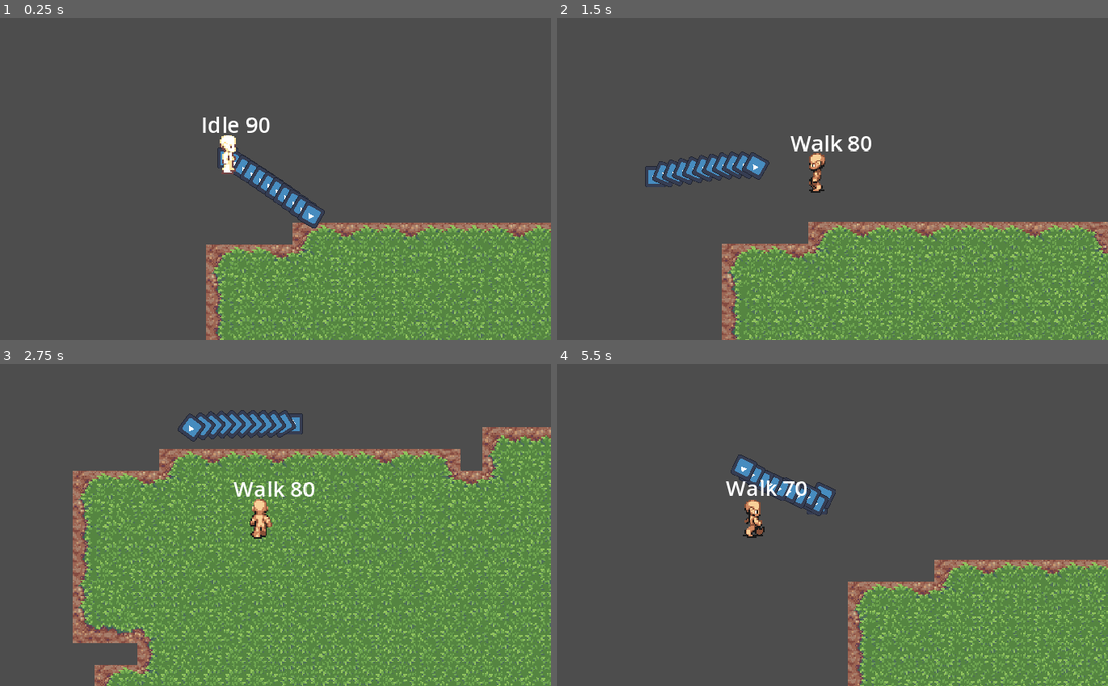
Above: before the commit, frames 1-4 (two rows, left to right).
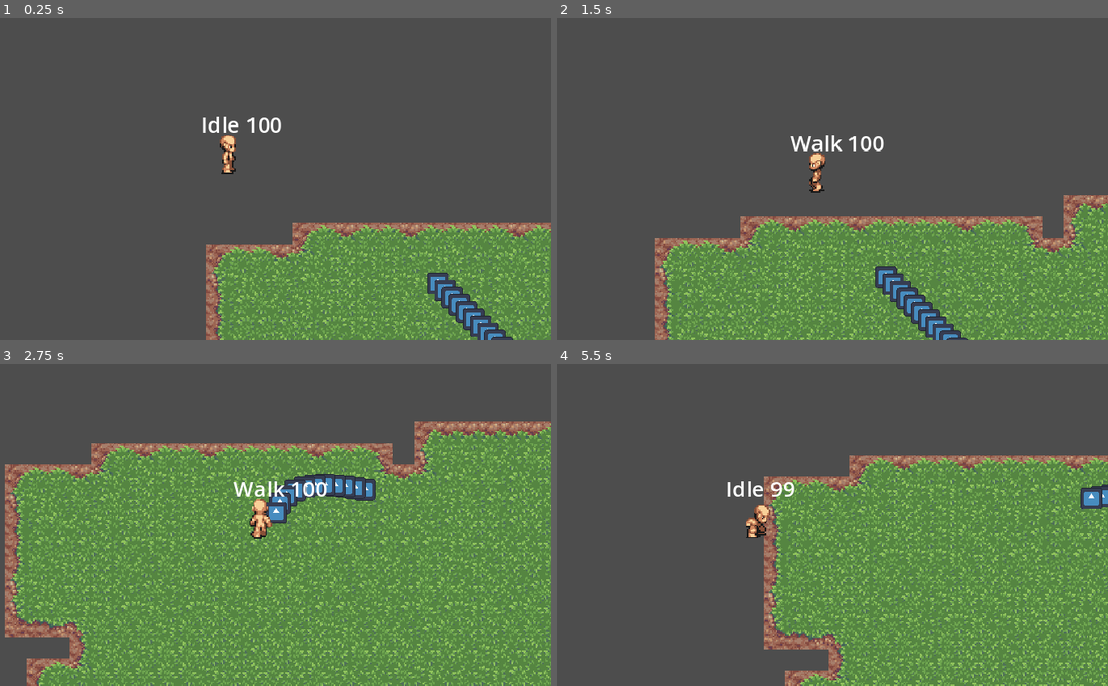
Above: after the commit, the same moments.

Repository: danyul-h/de-pop
Game: Godot game, scene res://world/world.tscn
Two runs of this game, one before a commit and one after it. Both use one fixed random seed, a clock stepped at 60 frames per second and the inputs below. The engine's default icon, where the game draws it, is replaced by a stand-in: a white triangle on a blue panel in a dark square.
Inputs (mouse positions are in pixels of both pictures, inside the frame that each line leads up to):
- Up to frame 1 (0.25 s): no input
- Up to frame 2 (1.5 s): move the mouse to (926, 140) at 0.52 s; hold D (right) 0.53-1.28 s; tap Space (jump) at 0.6, 0.77, 1.07, 1.35 s; move the mouse to (656, 175) at 1.27 s; hold S (down) from 1.28 s (still down)
- Up to frame 3 (2.75 s): tap Space (jump) at 1.52, 1.82, 2.1 s; move the mouse to (292, 425) at 2.02 s; release S (down) at 2.03 s; hold D (right) from 2.03 s (still down)
- Up to frame 4 (5.5 s): move the mouse to (749, 576) at 2.77 s; release D (right) at 2.78 s; hold W (up) 2.78-3.53 s; tap Space (jump) at 2.85, 3.02, 3.32, 3.6, 3.77, 4.07, 4.35, 4.52, 4.82, 5.1 s; move the mouse to (981, 557) at 3.52 s; hold A (left) 3.53-5.03 s; move the mouse to (590, 450) at 4.27 s; move the mouse to (815, 502) at 5.02 s; hold S (down) from 5.03 s (still down)

The runs differ from the first frame. In frame 1, 2.5% of the frame differs, in the area x 39-94%, y 30-100%; in frame 2, 21%; in frame 3, 45%, in the area x 0-100%, y 14-100%; in frame 4, 35%.

Commit message:
attacking snake complete

Diff:
--- a/components/health_component.tscn
+++ b/components/health_component.tscn
@@ -1,6 +1,6 @@
 [gd_scene load_steps=2 format=3 uid="uid://ce6qyclsyebqo"]
 
-[ext_resource type="Script" path="res://components/health_component.gd" id="1_vye2c"]
+[ext_resource type="Script" path="res://components/scripts/health_component.gd" id="1_vye2c"]
 
 [node name="HealthComponent" type="Node2D"]
 script = ExtResource("1_vye2c")
--- a/components/hitbox_component.tscn
+++ b/components/hitbox_component.tscn
@@ -1,11 +1,9 @@
 [gd_scene load_steps=2 format=3 uid="uid://4fljr32rv657"]
 
-[ext_resource type="Script" path="res://components/hitbox_component.gd" id="1_2h8lm"]
+[ext_resource type="Script" path="res://components/scripts/hitbox_component.gd" id="1_2h8lm"]
 
 [node name="HitboxComponent" type="Area2D"]
 y_sort_enabled = true
 collision_layer = 0
 collision_mask = 4
 script = ExtResource("1_2h8lm")
-
-[connection signal="area_entered" from="." to="." method="_on_area_entered"]
--- a/components/hurtbox_component.gd
+++ /dev/null
@@ -1,13 +0,0 @@
-extends Area2D
-class_name HurtboxComponent
-
-@export var health_component : HealthComponent
-@export var invincible_duration : float
-var invincible := false
-
-func damage(attack : Attack):
-	if health_component and not invincible:
-		health_component.damage(attack)
-		invincible = true
-		await get_tree().create_timer(invincible_duration).timeout
-		invincible = false
--- a/components/hurtbox_component.tscn
+++ b/components/hurtbox_component.tscn
@@ -1,6 +1,6 @@
 [gd_scene load_steps=2 format=3 uid="uid://blxmsstukuoew"]
 
-[ext_resource type="Script" path="res://components/hurtbox_component.gd" id="1_sgbi6"]
+[ext_resource type="Script" path="res://components/scripts/hurtbox_component.gd" id="1_sgbi6"]
 
 [node name="HurtboxComponent" type="Area2D"]
 script = ExtResource("1_sgbi6")
--- a/components/health_component.gd
+++ b/components/scripts/health_component.gd
@@ -2,11 +2,14 @@
 class_name HealthComponent
 
 @export var MAX_HEALTH := 100.0
+@export var invincibility_time := 0.1
 @export var actor : CollisionObject2D
 @export var sprites : Array[Sprite2D]
+
 var health : float
 var knockbackTween : Tween
 var died := false
+var invincible := false
 
 signal dead
 signal hurt
@@ -15,7 +18,8 @@
 	health = MAX_HEALTH
 
 func damage(attack : Attack):
-	if died: return
+	if died or invincible: return
+	set_invincible()
 
 	hurt.emit()
 	health -= attack.damage
@@ -43,3 +47,8 @@
 	if health <= 0:
 		dead.emit()
 		died = true
+
+func set_invincible():
+	invincible = true
+	await get_tree().create_timer(invincibility_time).timeout
+	invincible = false
--- a/components/hitbox_component.gd
+++ b/components/scripts/hitbox_component.gd
@@ -4,6 +4,9 @@
 @export var damage := 10.0
 @export var knockback_time := 0.25
 @export var knockback_strength := 5.0
+
+func _ready():
+	area_entered.connect(_on_area_entered)
 
 func _on_area_entered(area):
 	if area is HurtboxComponent:
--- /dev/null
+++ b/components/scripts/hurtbox_component.gd
@@ -0,0 +1,8 @@
+extends Area2D
+class_name HurtboxComponent
+
+@export var health_component : HealthComponent
+
+func damage(attack : Attack):
+	if health_component:
+		health_component.damage(attack)
--- /dev/null
+++ b/components/scripts/state.gd
@@ -0,0 +1,17 @@
+extends Node
+class_name State
+
+@warning_ignore("unused_signal")
+signal transition
+
+func enter():
+	pass
+
+func exit():
+	pass
+
+func update(_delta:float):
+	pass
+
+func physics_update(_delta:float):
+	pass
--- /dev/null
+++ b/components/scripts/state_machine.gd
@@ -0,0 +1,34 @@
+extends Node
+class_name StateMachine
+
+@export var intial_state : State
+var current_state : State
+var states : Dictionary = {}
+
+func _ready():
+	for child in get_children():
+		if child is not State: continue
+		states[child.name.to_lower()] = child
+		child.player = get_parent()
+		child.transition.connect(on_child_transition)
+	if intial_state:
+		intial_state.enter()
+		current_state = intial_state
+
+func _process(delta):
+	if current_state: current_state.update(delta)
+
+func _physics_process(delta):
+	if current_state: current_state.physics_update(delta)
+
+func on_child_transition(state, new_state_name):
+	if state != current_state: return #if the state transition calling transition is not current state, return
+	transition(new_state_name)
+
+func transition(new_state_name):
+	var new_state = states.get(new_state_name.to_lower()) #get new state from name
+	if !new_state: return #if new state doesnt exist, return
+
+	if current_state: current_state.exit() #if theres a current state, exit it
+	new_state.enter() #enter new state
+	current_state = new_state #set new state to current state
--- /dev/null
+++ b/components/state_machine.tscn
@@ -0,0 +1,6 @@
+[gd_scene load_steps=2 format=3 uid="uid://cg4eh4rglogqp"]
+
+[ext_resource type="Script" path="res://components/scripts/state_machine.gd" id="1_egqj6"]
+
+[node name="StateMachine" type="Node"]
+script = ExtResource("1_egqj6")
--- /dev/null
+++ b/enemies/scripts/segment.gd
@@ -0,0 +1,12 @@
+extends CharacterBody2D
+class_name Segment
+
+@onready var hurtbox : HurtboxComponent = $HurtboxComponent
+@onready var sprite : Sprite2D = $Sprite2D
+var movement := Vector2()
+var knockback := Vector2()
+
+func _process(_delta):
+	velocity = movement + knockback
+	move_and_slide()
+	pass
--- a/snake/snake.gd
+++ b/enemies/scripts/snake.gd
@@ -4,25 +4,28 @@
 @export var num_segments: int
 @export var segment_distance : float
 
-@onready var head : Node2D = $Head
+@onready var head : Segment = $Head
 @onready var health_component : HealthComponent = $HealthComponent
-var segments : Array[SnakeSegment]
-var segment_scene = preload("res://snake/snake_segment.tscn")
+
+var segments : Array[Segment]
+var segment_scene = preload("res://enemies/segment.tscn")
 
 func _ready():
+	head.hurtbox.health_component = health_component
+	health_component.sprites.append(head.sprite)
 	for i in num_segments:
-		var segment : SnakeSegment = segment_scene.instantiate()
+		var segment : Segment = segment_scene.instantiate()
 		segments.append(segment)
 		add_child(segment)
 		segment.position = Vector2((i+1) * segment_distance, (i+1) * segment_distance)
 		segment.hurtbox.health_component = health_component
+		health_component.sprites.append(segment.sprite)
 
-func _process(delta):
-	head.global_position = get_global_mouse_position()
+func _process(_delta):
+	#head.global_position = get_global_mouse_position()
 	for i in num_segments:
 		var segment = segments[i]
 		var ahead : Node2D
 		if i == 0: ahead = head
 		else: ahead = segments[i-1]
 		segment.position = ahead.position - (segment.position.direction_to(ahead.position) * segment_distance)
-		segment.look_at(ahead.position)
--- /dev/null
+++ b/enemies/segment.tscn
@@ -0,0 +1,44 @@
+[gd_scene load_steps=8 format=3 uid="uid://q70bbpu4bsgb"]
+
+[ext_resource type="Script" path="res://enemies/scripts/segment.gd" id="1_v8kh4"]
+[ext_resource type="Texture2D" uid="uid://dw1c4pw8vayah" path="res://icon.svg" id="2_cd2dn"]
+[ext_resource type="Script" path="res://components/scripts/hurtbox_component.gd" id="3_fox1j"]
+[ext_resource type="PackedScene" uid="uid://4fljr32rv657" path="res://components/hitbox_component.tscn" id="4_o0c3t"]
+
+[sub_resource type="RectangleShape2D" id="RectangleShape2D_f7lts"]
+size = Vector2(64, 64)
+
+[sub_resource type="RectangleShape2D" id="RectangleShape2D_liick"]
+size = Vector2(64, 64)
+
+[sub_resource type="RectangleShape2D" id="RectangleShape2D_mui6c"]
+size = Vector2(64, 64)
+
+[node name="Segment" type="CharacterBody2D"]
+collision_layer = 2
+script = ExtResource("1_v8kh4")
+
+[node name="Sprite2D" type="Sprite2D" parent="."]
+scale = Vector2(0.5, 0.5)
+texture = ExtResource("2_cd2dn")
+
+[node name="HurtboxComponent" type="Area2D" parent="."]
+visible = false
+collision_layer = 2
+collision_mask = 0
+script = ExtResource("3_fox1j")
+
+[node name="CollisionShape2D" type="CollisionShape2D" parent="HurtboxComponent"]
+shape = SubResource("RectangleShape2D_f7lts")
+debug_color = Color(1, 0, 0, 0.419608)
+
+[node name="HitboxComponent" parent="." instance=ExtResource("4_o0c3t")]
+damage = 1.0
+knockback_strength = 10.0
+
+[node name="CollisionShape2D" type="CollisionShape2D" parent="HitboxComponent"]
+shape = SubResource("RectangleShape2D_liick")
+debug_color = Color(0.881179, 0.000349814, 0.819793, 0.42)
+
+[node name="CollisionShape2D" type="CollisionShape2D" parent="."]
+shape = SubResource("RectangleShape2D_mui6c")
--- /dev/null
+++ b/enemies/snake.tscn
@@ -0,0 +1,19 @@
+[gd_scene load_steps=5 format=3 uid="uid://d1gi6a5x0hkfk"]
+
+[ext_resource type="Script" path="res://enemies/scripts/snake.gd" id="1_31t7a"]
+[ext_resource type="PackedScene" uid="uid://q70bbpu4bsgb" path="res://enemies/segment.tscn" id="2_jox2w"]
+[ext_resource type="Script" path="res://components/scripts/health_component.gd" id="2_psw2u"]
+[ext_resource type="PackedScene" uid="uid://cg4eh4rglogqp" path="res://components/state_machine.tscn" id="4_swq08"]
+
+[node name="Snake" type="Node2D"]
+script = ExtResource("1_31t7a")
+
+[node name="Head" parent="." instance=ExtResource("2_jox2w")]
+
+[node name="HealthComponent" type="Node2D" parent="." node_paths=PackedStringArray("actor")]
+script = ExtResource("2_psw2u")
+MAX_HEALTH = 200.0
+invincibility_time = 0.2
+actor = NodePath("../Head")
+
+[node name="StateMachine" parent="." instance=ExtResource("4_swq08")]
--- a/player/player.tscn
+++ b/player/player.tscn
@@ -1,16 +1,17 @@
-[gd_scene load_steps=30 format=3 uid="uid://dua256yvwdvl"]
-
-[ext_resource type="Script" path="res://player/player.gd" id="1_d0u6m"]
-[ext_resource type="Script" path="res://player/player_state_machine.gd" id="1_o4u8r"]
-[ext_resource type="Script" path="res://player/idle.gd" id="2_v5ohf"]
+[gd_scene load_steps=32 format=3 uid="uid://dua256yvwdvl"]
+
+[ext_resource type="Script" path="res://player/scripts/player.gd" id="1_d0u6m"]
+[ext_resource type="Script" path="res://player/scripts/player_state_machine.gd" id="1_o4u8r"]
+[ext_resource type="Script" path="res://player/scripts/idle.gd" id="2_v5ohf"]
 [ext_resource type="Texture2D" uid="uid://c2c56s15ih6yv" path="res://assets/humans/sheets/modified.png" id="3_4mf5x"]
-[ext_resource type="Script" path="res://player/walk.gd" id="4_aqoo4"]
-[ext_resource type="Script" path="res://player/jump.gd" id="5_xfm7s"]
-[ext_resource type="Script" path="res://player/camera_2d.gd" id="7_jaixj"]
+[ext_resource type="Script" path="res://player/scripts/walk.gd" id="4_aqoo4"]
+[ext_resource type="Script" path="res://player/scripts/jump.gd" id="5_xfm7s"]
+[ext_resource type="Script" path="res://player/scripts/camera_2d.gd" id="7_jaixj"]
 [ext_resource type="PackedScene" uid="uid://ce6qyclsyebqo" path="res://components/health_component.tscn" id="8_1rgep"]
-[ext_resource type="Script" path="res://player/hurt.gd" id="8_2t8rr"]
-[ext_resource type="Script" path="res://player/dead.gd" id="9_cfl0d"]
+[ext_resource type="Script" path="res://player/scripts/hurt.gd" id="8_2t8rr"]
+[ext_resource type="Script" path="res://player/scripts/dead.gd" id="9_cfl0d"]
 [ext_resource type="PackedScene" uid="uid://blxmsstukuoew" path="res://components/hurtbox_component.tscn" id="9_lhqvq"]
+[ext_resource type="Script" path="res://components/scripts/hitbox_component.gd" id="12_dpcpq"]
 
 [sub_resource type="Animation" id="Animation_cmgfy"]
 length = 0.001
@@ -291,11 +292,13 @@
 [sub_resource type="RectangleShape2D" id="RectangleShape2D_veyrg"]
 size = Vector2(10, 18)
 
+[sub_resource type="CircleShape2D" id="CircleShape2D_owmhn"]
+radius = 30.0
+
 [node name="Player" type="CharacterBody2D"]
 z_index = 1
 y_sort_enabled = true
 collision_layer = 4
-collision_mask = 3
 slide_on_ceiling = false
 script = ExtResource("1_d0u6m")
 
@@ -315,29 +318,29 @@
 rotation = 1.5708
 shape = SubResource("CapsuleShape2D_ku4gf")
 
-[node name="StateMachine" type="Node" parent="." node_paths=PackedStringArray("intial_state")]
+[node name="PlayerStateMachine" type="Node" parent="." node_paths=PackedStringArray("intial_state")]
 script = ExtResource("1_o4u8r")
 intial_state = NodePath("Idle")
 
-[node name="Idle" type="Node" parent="StateMachine" node_paths=PackedStringArray("health_component")]
+[node name="Idle" type="Node" parent="PlayerStateMachine" node_paths=PackedStringArray("health_component")]
 script = ExtResource("2_v5ohf")
 health_component = NodePath("../../HealthComponent")
 
-[node name="Walk" type="Node" parent="StateMachine" node_paths=PackedStringArray("health_component")]
+[node name="Walk" type="Node" parent="PlayerStateMachine" node_paths=PackedStringArray("health_component")]
 script = ExtResource("4_aqoo4")
 health_component = NodePath("../../HealthComponent")
 speed = 100.0
 
-[node name="Jump" type="Node" parent="StateMachine" node_paths=PackedStringArray("health_component")]
+[node name="Jump" type="Node" parent="PlayerStateMachine" node_paths=PackedStringArray("health_component")]
 script = ExtResource("5_xfm7s")
 health_component = NodePath("../../HealthComponent")
 speed = 200.0
 
-[node name="Hurt" type="Node" parent="StateMachine" node_paths=PackedStringArray("health_component")]
+[node name="Hurt" type="Node" parent="PlayerStateMachine" node_paths=PackedStringArray("health_component")]
 script = ExtResource("8_2t8rr")
 health_component = NodePath("../../HealthComponent")
 
-[node name="Dead" type="Node" parent="StateMachine"]
+[node name="Dead" type="Node" parent="PlayerStateMachine"]
 script = ExtResource("9_cfl0d")
 
 [node name="Camera2D" type="Camera2D" parent="."]
@@ -361,7 +364,6 @@
 collision_layer = 4
 collision_mask = 0
 health_component = NodePath("../HealthComponent")
-invincible_duration = 0.2
 
 [node name="CollisionShape2D" type="CollisionShape2D" parent="HurtboxComponent"]
 position = Vector2(0, 1)
@@ -373,3 +375,13 @@
 offset_top = -36.0
 offset_right = 20.0
 offset_bottom = -13.0
+
+[node name="HitboxComponent" type="Area2D" parent="."]
+collision_layer = 0
+collision_mask = 2
+script = ExtResource("12_dpcpq")
+damage = 1.0
+knockback_strength = 10.0
+
+[node name="CollisionShape2D" type="CollisionShape2D" parent="HitboxComponent"]
+shape = SubResource("CircleShape2D_owmhn")
--- a/player/hurt.gd
+++ b/player/scripts/hurt.gd
@@ -3,14 +3,15 @@
 @export var health_component : HealthComponent
 
 func enter():
-	if not health_component.hurt.is_connected(_on_hurt): health_component.hurt.connect(_on_hurt)
-	if not health_component.dead.is_connected(_on_dead): health_component.dead.connect(_on_dead)
-
 	player.movement = Vector2(0, 0)
 	player.animation.play("hurt")
 
-func update(delta):
+func update(_delta):
 	if not player.animation.is_playing(): transition.emit(self, "idle")
+
+func _ready():
+	health_component.hurt.connect(_on_hurt)
+	health_component.dead.connect(_on_dead)
 
 func _on_hurt(): transition.emit(self, "hurt")
 
--- a/player/idle.gd
+++ b/player/scripts/idle.gd
@@ -3,15 +3,9 @@
 @export var health_component : HealthComponent
 
 func enter():
-	if not health_component.hurt.is_connected(_on_hurt): health_component.hurt.connect(_on_hurt)
-	if not health_component.dead.is_connected(_on_dead): health_component.dead.connect(_on_dead)
 	player.movement = Vector2()
 
-func _on_hurt(): transition.emit(self, "hurt")
-
-func _on_dead(): transition.emit(self, "dead")
-
-func update(delta: float):
+func update(_delta):
 	update_animation_direction("idle")
 
 	if Input.get_vector("left", "right", "up", "down"): transition.emit(self, "walk")
@@ -19,3 +13,11 @@
 	if Input.is_action_just_pressed("jump"):
 		if player.jump_cooldown.is_stopped(): transition.emit(self, "jump")
 		else: player.camera.apply_shake(1, 10)
+
+func _ready():
+	health_component.hurt.connect(_on_hurt)
+	health_component.dead.connect(_on_dead)
+
+func _on_hurt(): transition.emit(self, "hurt")
+
+func _on_dead(): transition.emit(self, "dead")
--- a/player/jump.gd
+++ b/player/scripts/jump.gd
@@ -12,18 +12,20 @@
 }
 
 func enter():
-	if not health_component.hurt.is_connected(_on_hurt): health_component.hurt.connect(_on_hurt)
-	if not health_component.dead.is_connected(_on_dead): health_component.dead.connect(_on_dead)
-
 	player.animation.play(player.animation_direction+"_jump")
 	if not player.movement: player.movement = direction_to_vector[player.animation_direction] * speed
 	else: player.movement = player.movement.normalized() * speed
 
-func update(delta: float):
+func update(_delta):
 	if not player.animation.is_playing(): transition.emit(self, "idle")
 
 func exit():
+	player.movement = Vector2()
 	player.jump_cooldown.start()
+
+func _ready():
+	health_component.hurt.connect(_on_hurt)
+	health_component.dead.connect(_on_dead)
 
 func _on_hurt(): transition.emit(self, "hurt")
 
--- a/player/player.gd
+++ b/player/scripts/player.gd
@@ -4,7 +4,7 @@
 @onready var jump_cooldown : Timer = $JumpCooldown
 @onready var camera : Camera2D = $Camera2D
 @onready var label : Label = $Label
-@onready var state_machine : PlayerStateMachine = $StateMachine
+@onready var state_machine : PlayerStateMachine = $PlayerStateMachine
 @onready var animation : AnimationPlayer = $AnimationPlayer
 var movement : Vector2
 var knockback : Vector2
@@ -19,11 +19,11 @@
 	movement = Vector2(0, 0)
 	knockback = Vector2(0, 0)
 
-func _process(delta):
+func _process(_delta):
 	label.text = state_machine.current_state.name + " " + String.num($HealthComponent.health)
 	var mouse_direction = get_global_mouse_position() - position
 	animation_direction = ("left" if mouse_direction.x < 0 else "right") if abs(mouse_direction.x) >= abs(mouse_direction.y) else ("front" if mouse_direction.y > 0 else "back")
 
-func _physics_process(delta):
+func _physics_process(_delta):
 	velocity = movement + knockback
 	move_and_slide()
--- a/player/walk.gd
+++ b/player/scripts/walk.gd
@@ -3,11 +3,7 @@
 @export var health_component : HealthComponent
 @export var speed : float
 
-func enter():
-	if not health_component.hurt.is_connected(_on_hurt): health_component.hurt.connect(_on_hurt)
-	if not health_component.dead.is_connected(_on_dead): health_component.dead.connect(_on_dead)
-
-func update(delta: float):
+func update(_delta):
 	update_animation_direction("walk")
 
 	var vector = Input.get_vector("left", "right", "up", "down")
@@ -19,6 +15,10 @@
 		if player.jump_cooldown.is_stopped(): transition.emit(self, "jump")
 		else: player.camera.apply_shake(1, 10)
 
+func _ready():
+	health_component.hurt.connect(_on_hurt)
+	health_component.dead.connect(_on_dead)
+
 func _on_hurt(): transition.emit(self, "hurt")
 
 func _on_dead(): transition.emit(self, "dead")
--- a/snake/snake.tscn
+++ /dev/null
@@ -1,43 +0,0 @@
-[gd_scene load_steps=8 format=3 uid="uid://d1gi6a5x0hkfk"]
-
-[ext_resource type="Script" path="res://snake/snake.gd" id="1_31t7a"]
-[ext_resource type="Texture2D" uid="uid://dw1c4pw8vayah" path="res://icon.svg" id="1_tjx45"]
-[ext_resource type="Script" path="res://components/health_component.gd" id="2_psw2u"]
-[ext_resource type="Script" path="res://components/hurtbox_component.gd" id="3_dfe3r"]
-[ext_resource type="PackedScene" uid="uid://4fljr32rv657" path="res://components/hitbox_component.tscn" id="3_faexd"]
-
-[sub_resource type="RectangleShape2D" id="RectangleShape2D_wi1np"]
-size = Vector2(64, 64)
-
-[sub_resource type="RectangleShape2D" id="RectangleShape2D_gkcke"]
-size = Vector2(64, 64)
-
-[node name="Snake" type="Node2D"]
-script = ExtResource("1_31t7a")
-segment_distance = 100.0
-
-[node name="Head" type="Node2D" parent="."]
-
-[node name="Sprite2D" type="Sprite2D" parent="Head"]
-scale = Vector2(0.5, 0.5)
-texture = ExtResource("1_tjx45")
-
-[node name="HurtboxComponent" type="Area2D" parent="Head" node_paths=PackedStringArray("health_component")]
-visible = false
-script = ExtResource("3_dfe3r")
-health_component = NodePath("../../HealthComponent")
-
-[node name="CollisionShape2D" type="CollisionShape2D" parent="Head/HurtboxComponent"]
-shape = SubResource("RectangleShape2D_wi1np")
-debug_color = Color(1, 0, 0, 0.419608)
-
-[node name="HitboxComponent" parent="Head" instance=ExtResource("3_faexd")]
-knockback_strength = 10.0
-
-[node name="CollisionShape2D" type="CollisionShape2D" parent="Head/HitboxComponent"]
-shape = SubResource("RectangleShape2D_gkcke")
-debug_color = Color(0.776516, 0.13889, 1, 0.42)
-
-[node name="HealthComponent" type="Node2D" parent="." node_paths=PackedStringArray("sprites")]
-script = ExtResource("2_psw2u")
-sprites = [NodePath("../Head/Sprite2D")]
--- a/snake/snake_segment.gd
+++ /dev/null
@@ -1,4 +0,0 @@
-extends Node2D
-class_name SnakeSegment
-
-@onready var hurtbox : HurtboxComponent = $HurtboxComponent
--- a/snake/snake_segment.tscn
+++ /dev/null
@@ -1,36 +0,0 @@
-[gd_scene load_steps=7 format=3 uid="uid://q70bbpu4bsgb"]
-
-[ext_resource type="Script" path="res://snake/snake_segment.gd" id="1_0ix5f"]
-[ext_resource type="Script" path="res://components/hurtbox_component.gd" id="1_5py86"]
-[ext_resource type="Texture2D" uid="uid://dw1c4pw8vayah" path="res://icon.svg" id="1_qag2g"]
-[ext_resource type="PackedScene" uid="uid://4fljr32rv657" path="res://components/hitbox_component.tscn" id="4_l4o4m"]
-
-[sub_resource type="RectangleShape2D" id="RectangleShape2D_f7lts"]
-size = Vector2(64, 64)
-
-[sub_resource type="RectangleShape2D" id="RectangleShape2D_liick"]
-size = Vector2(64, 64)
-
-[node name="SnakeSegment" type="Node2D"]
-script = ExtResource("1_0ix5f")
-
-[node name="Sprite2D" type="Sprite2D" parent="."]
-scale = Vector2(0.5, 0.5)
-texture = ExtResource("1_qag2g")
-
-[node name="HurtboxComponent" type="Area2D" parent="."]
-visible = false
-collision_layer = 2
-collision_mask = 0
-script = ExtResource("1_5py86")
-
-[node name="CollisionShape2D" type="CollisionShape2D" parent="HurtboxComponent"]
-shape = SubResource("RectangleShape2D_f7lts")
-debug_color = Color(1, 0, 0, 0.419608)
-
-[node name="HitboxComponent" parent="." instance=ExtResource("4_l4o4m")]
-knockback_strength = 10.0
-
-[node name="CollisionShape2D" type="CollisionShape2D" parent="HitboxComponent"]
-shape = SubResource("RectangleShape2D_liick")
-debug_color = Color(0.881179, 0.000349814, 0.819793, 0.42)
--- a/world/world.tscn
+++ b/world/world.tscn
@@ -2,7 +2,7 @@
 
 [ext_resource type="Texture2D" uid="uid://dtoi7w76of88c" path="res://assets/spring/seasonal sample (spring).png" id="1_g0si6"]
 [ext_resource type="PackedScene" uid="uid://dua256yvwdvl" path="res://player/player.tscn" id="2_w4kxi"]
-[ext_resource type="PackedScene" uid="uid://d1gi6a5x0hkfk" path="res://snake/snake.tscn" id="4_8v8f2"]
+[ext_resource type="PackedScene" uid="uid://d1gi6a5x0hkfk" path="res://enemies/snake.tscn" id="4_8v8f2"]
 
 [sub_resource type="TileSetAtlasSource" id="TileSetAtlasSource_j17j5"]
 texture = ExtResource("1_g0si6")
Renamed: components/attack.gd -> components/scripts/attack.gd
Renamed: player/camera_2d.gd -> player/scripts/camera_2d.gd
Renamed: player/dead.gd -> player/scripts/dead.gd
Renamed: player/player_state.gd -> player/scripts/player_state.gd
Renamed: player/player_state_machine.gd -> player/scripts/player_state_machine.gd
Not shown, added: enemies/snaE789.tmp
Not shown, added: enemies/snaEF7.tmp
Not shown, added: enemies/snaFC4A.tmp
